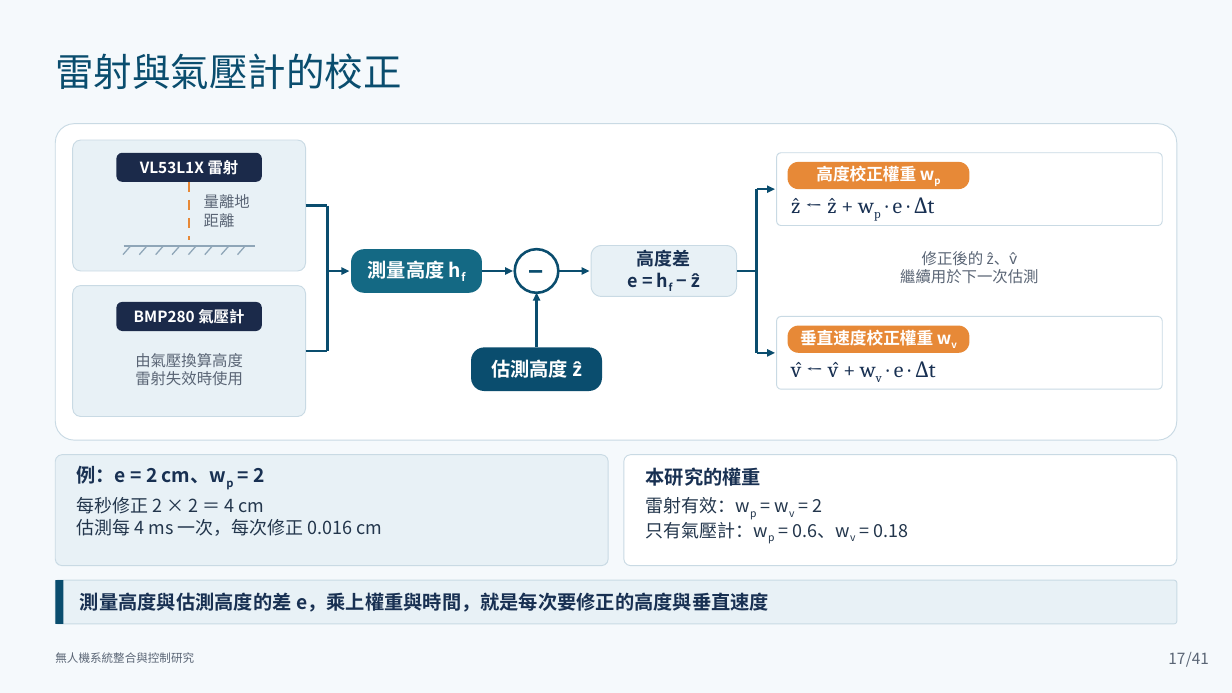
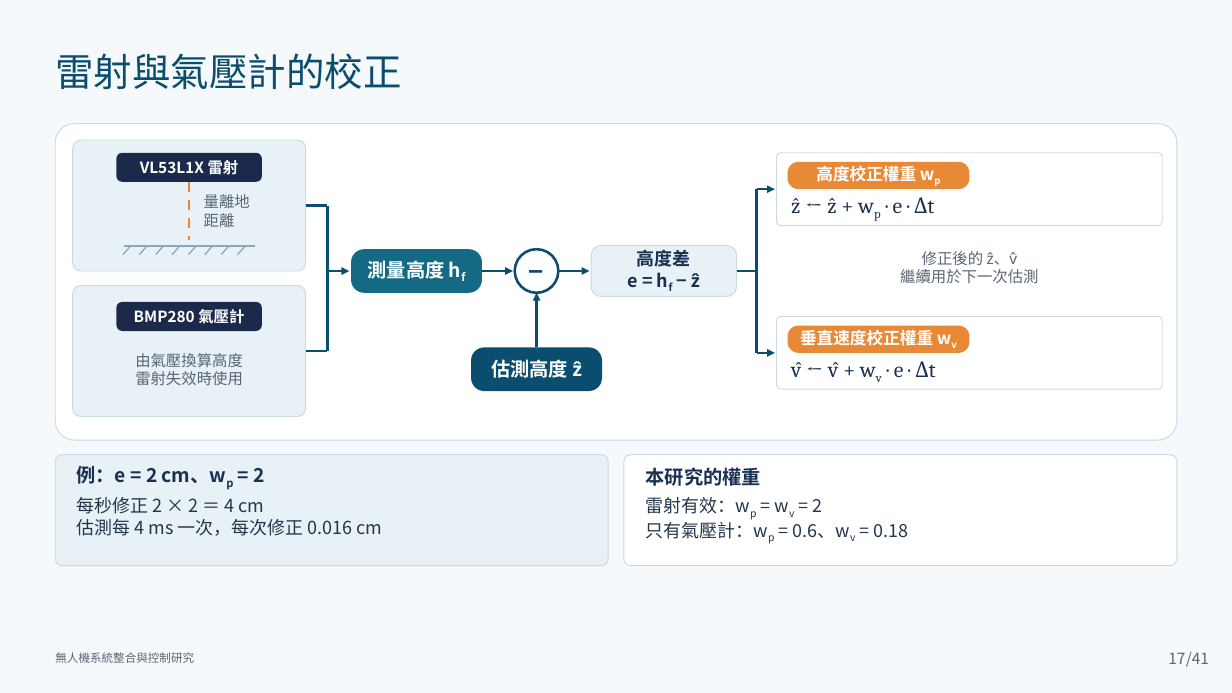
Before and after one commit to lingken1028/-, a slide deck: slide 17 of 無人機系統整合與控制研究_口試簡報 2.pptx. Drawn at 1232x693 pixels with LibreOffice and Linux fonts; fonts in the diff are those of the drawing. Boxes give left, top, right and bottom in pixels: in the first picture for what was removed or moved away, otherwise in the second. Text is boxed around its words. In the diff, an @@ line names an element or a change of style, - is before the commit and + after.

```diff
--- a/無人機系統整合與控制研究_口試簡報 2.pptx
+++ b/無人機系統整合與控制研究_口試簡報 2.pptx
@@ rounded rectangle removed at bbox=[55, 580, 1177, 624] @@
@@ rounded rectangle removed at bbox=[55, 580, 64, 624] @@
@@ text removed at bbox=[80, 592, 769, 612] @@
-測量高度與估測高度的差 e，乘上權重與時間，就是每次要修正的高度與垂直速度
```
Also in this commit, not shown: 11 other slides changed.
